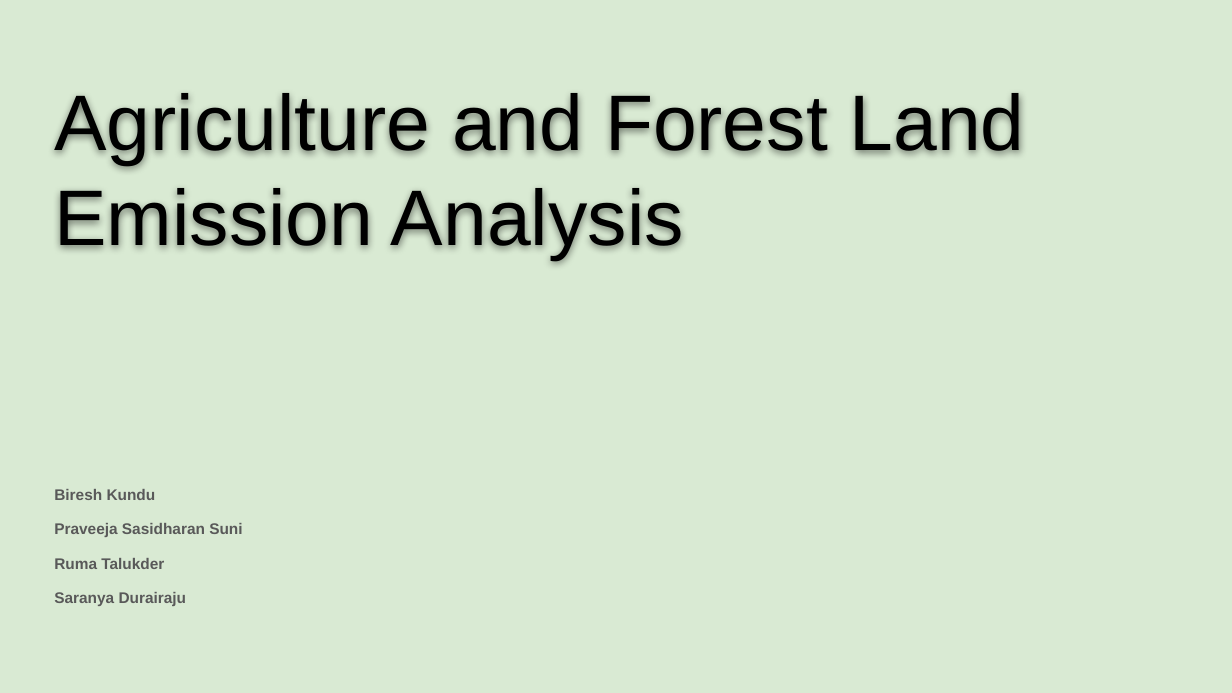
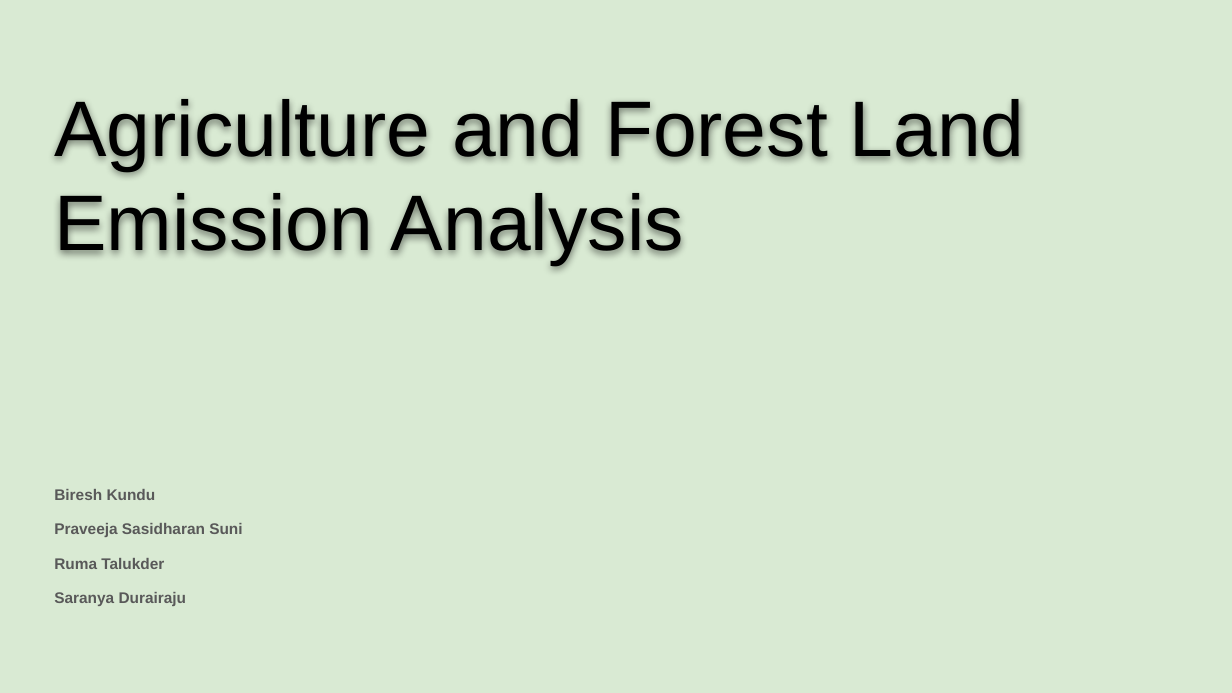
Before and after one commit to bireshk/DataAnalyticsProject, a slide deck: slide 1 of Dashboard_S2_RT.pptx. Drawn at 1232x693 pixels with LibreOffice and Linux fonts; fonts in the diff are those of the drawing. Boxes give left, top, right and bottom in pixels: in the first picture for what was removed or moved away, otherwise in the second. Text is boxed around its words. In the diff, an @@ line names an element or a change of style, - is before the commit and + after.

```diff
--- a/Dashboard_S2_RT.pptx
+++ b/Dashboard_S2_RT.pptx
@@ title "Agriculture and Forest Land Emission ...": place and size @@
-title "Agriculture and Forest Land Emission ..." at [54,93,1025,260]
+title "Agriculture and Forest Land Emission ..." at [54,99,1025,266]
```
Also in this commit, not shown: 4 other slides changed, 2 slides added.
